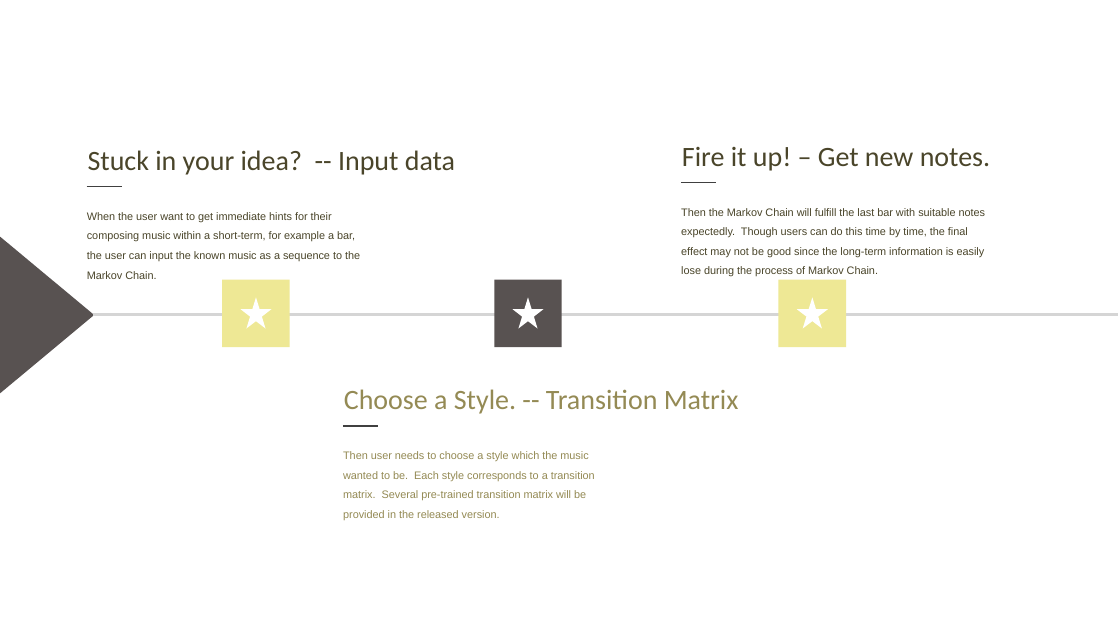
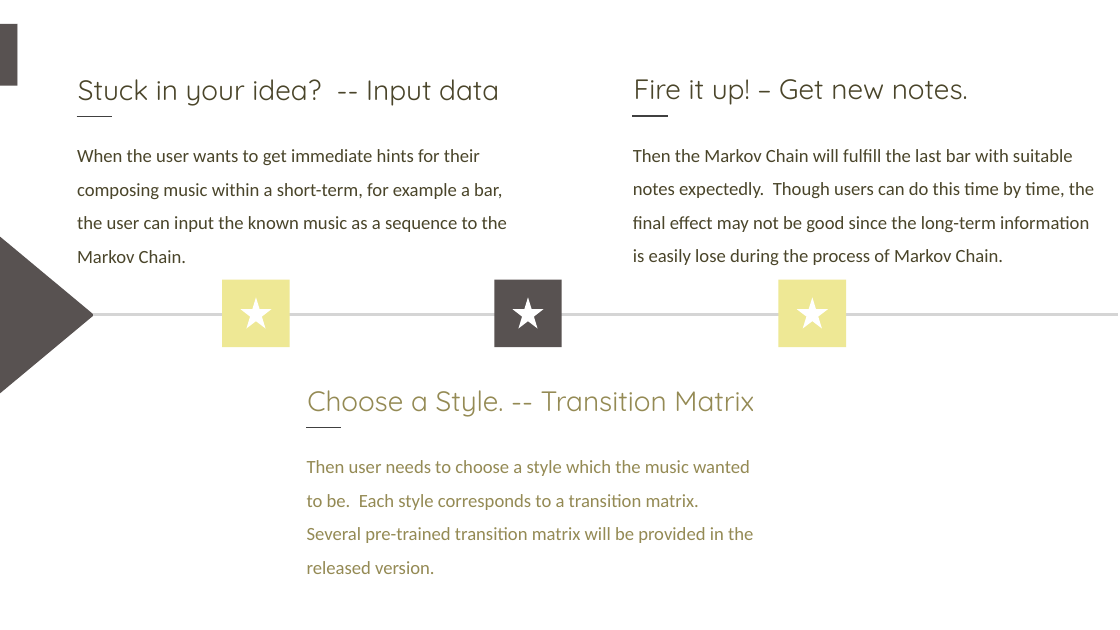
Before and after one commit to yippp/Musier, a slide deck: slide 9 of MidtermPRE/MusierMidtermFront.pptx (slide 8 before the commit). Drawn at 1120x630 pixels with LibreOffice and Linux fonts; fonts in the diff are those of the drawing. Boxes give left, top, right and bottom in pixels: in the first picture for what was removed or moved away, otherwise in the second. Text is boxed around its words. In the diff, an @@ line names an element or a change of style, - is before the commit and + after.

Commit message:
Exciting Limit Operation
Hummmm... The feeling is like meeting the traffic jam during the rush hour.
:D

```diff
--- a/MidtermPRE/MusierMidtermFront.pptx
+++ b/MidtermPRE/MusierMidtermFront.pptx
@@ rectangle added at bbox=[0, 24, 18, 85], fill #585251 @@
@@ rectangle added at bbox=[18, 24, 332, 88], fill #FFFFFF @@
@@ font Calibri to Quicksand in 3 elements at bbox=[307, 390, 754, 417], bbox=[634, 79, 968, 105], bbox=[78, 79, 499, 106] @@
@@ text "Stuck in your idea? -- ...": place and size @@
-text "Stuck in your idea? -- ..." at bbox=[88, 150, 455, 175]
+text "Stuck in your idea? -- ..." at bbox=[78, 79, 499, 106]
@@ text added at bbox=[69, 79, 199, 86], 9 pt, text #BFBFBF @@
+ADD RELATED TITLE WORDS
@@ text "Fire it up! – Get ...": place and size @@
-text "Fire it up! – Get ..." at bbox=[682, 147, 990, 171]
+text "Fire it up! – Get ..." at bbox=[634, 79, 968, 105]
@@ freeform shape: place and size @@
-freeform shape at bbox=[86, 187, 121, 187]
+freeform shape at bbox=[77, 116, 112, 116]
@@ freeform shape: place and size @@
-freeform shape at bbox=[681, 183, 716, 183]
+freeform shape at bbox=[633, 116, 668, 116]
@@ text at bbox=[77, 149, 507, 263]: text changed; size 7 to 12 pt; font Arial to Calibri @@
-When the user want to get immediate hints for their composing music within a short-term, for example a bar, the user can input the known music as a sequence to the Markov Chain.
+When the user wants to get immediate hints for their composing music within a short-term, for example a bar, the user can input the known music as a sequence to the Markov Chain.
@@ text "Then the Markov Chain will ...": place and size @@
-text "Then the Markov Chain will ..." at bbox=[681, 208, 986, 277]
+text "Then the Markov Chain will ..." at bbox=[633, 149, 1094, 265]
@@ text "Then the Markov Chain will ..." at bbox=[633, 149, 1094, 265]: size 7 to 12 pt, font Arial to Calibri @@
@@ text "Choose a Style. -- Transition ...": place and size @@
-text "Choose a Style. -- Transition ..." at bbox=[344, 389, 739, 414]
+text "Choose a Style. -- Transition ..." at bbox=[307, 390, 754, 417]
@@ text "Then user needs to choose ..." at bbox=[307, 460, 753, 574]: size 7 to 12 pt, font Arial to Calibri @@
@@ text "Then user needs to choose ...": place and size @@
-text "Then user needs to choose ..." at bbox=[343, 451, 595, 520]
+text "Then user needs to choose ..." at bbox=[307, 460, 753, 574]
@@ freeform shape: place and size @@
-freeform shape at bbox=[343, 426, 377, 426]
+freeform shape at bbox=[306, 428, 340, 428]
```
Also in this commit, not shown: 2 other slides changed, 11 slides added, 22 slides removed.
